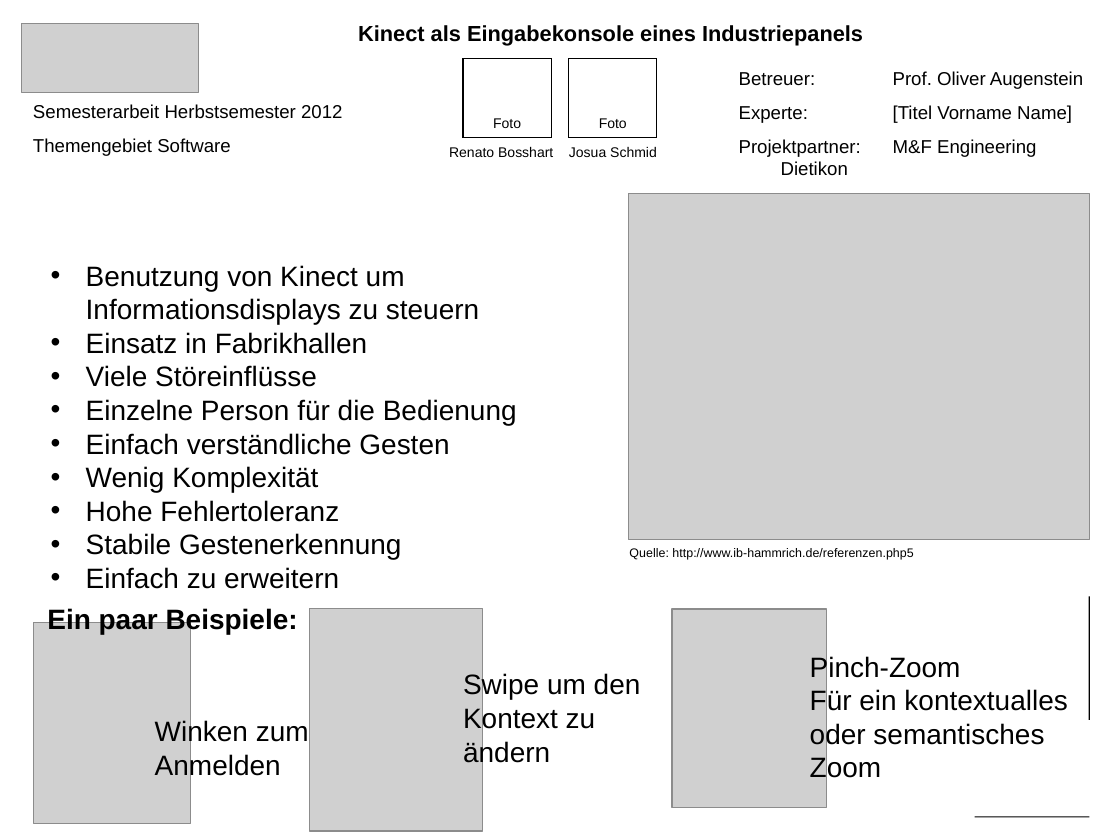
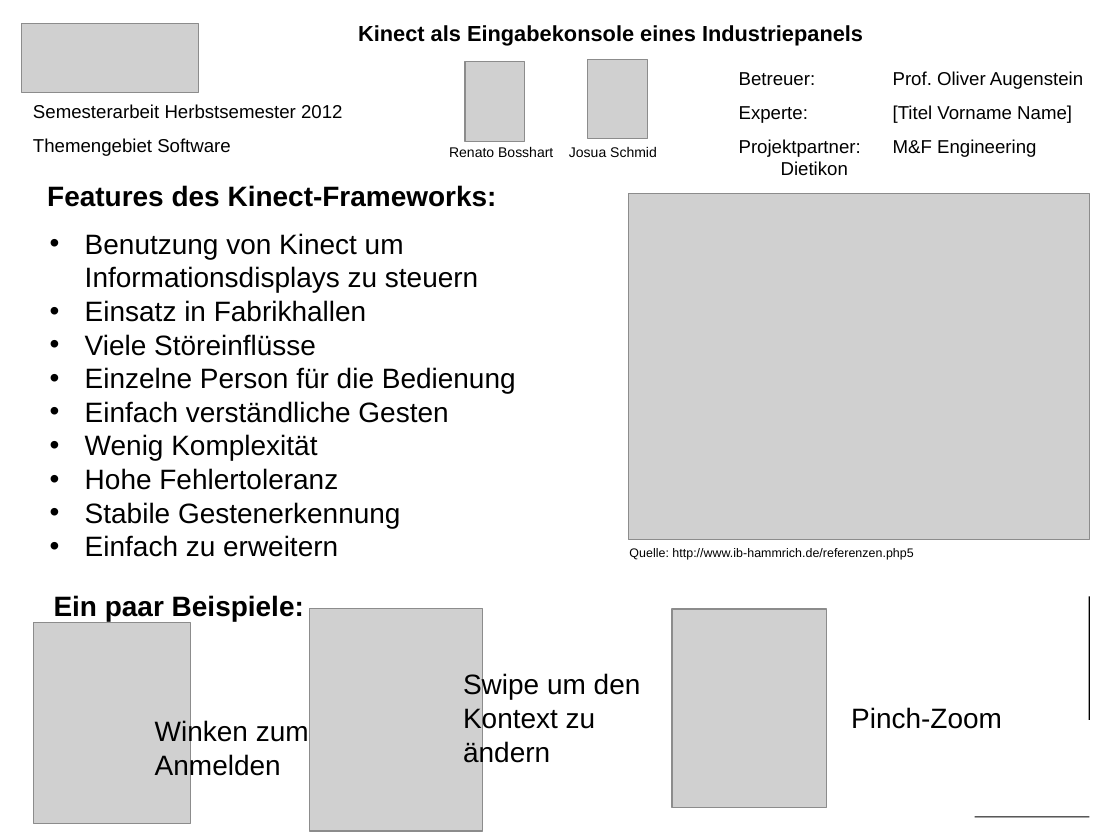
Before and after one commit to Zyklop/GestureDetector, a slide deck: slide 1 of Abgabe/Poster_deutsch.ppt. Drawn at 1120x840 pixels with LibreOffice and Linux fonts; fonts in the diff are those of the drawing; grey boxes stand for pictures. Boxes give left, top, right and bottom in pixels: in the first picture for what was removed or moved away, otherwise in the second. Text is boxed around its words. In the diff, an @@ line names an element or a change of style, - is before the commit and + after.

Commit message:
Poster update

```diff
--- a/Abgabe/Poster_deutsch.ppt
+++ b/Abgabe/Poster_deutsch.ppt
@@ rectangle removed at (x1=463, y1=58, x2=551, y2=137) @@
-Foto
@@ rectangle removed at (x1=569, y1=58, x2=657, y2=137) @@
-Foto
@@ picture added at (x1=588, y1=59, x2=647, y2=139) @@
@@ picture added at (x1=465, y1=62, x2=524, y2=141) @@
@@ text added at (x1=47, y1=185, x2=497, y2=207), 18 pt, text #000000, bold @@
+Features des Kinect-Frameworks:
@@ text "Benutzung von Kinect um Informationsdisplays ..." moved from (x1=86, y1=265, x2=517, y2=589) to (x1=85, y1=233, x2=516, y2=557) @@
@@ text "Ein paar Beispiele:" moved from (x1=47, y1=607, x2=298, y2=634) to (x1=54, y1=595, x2=304, y2=621) @@
@@ text at (x1=810, y1=688, x2=1067, y2=783): paragraphs removed @@
-Für ein kontextualles
-oder semantisches
-Zoom
@@ text "Pinch-Zoom" moved from (x1=810, y1=655, x2=1067, y2=783) to (x1=851, y1=707, x2=1002, y2=729) @@
```
